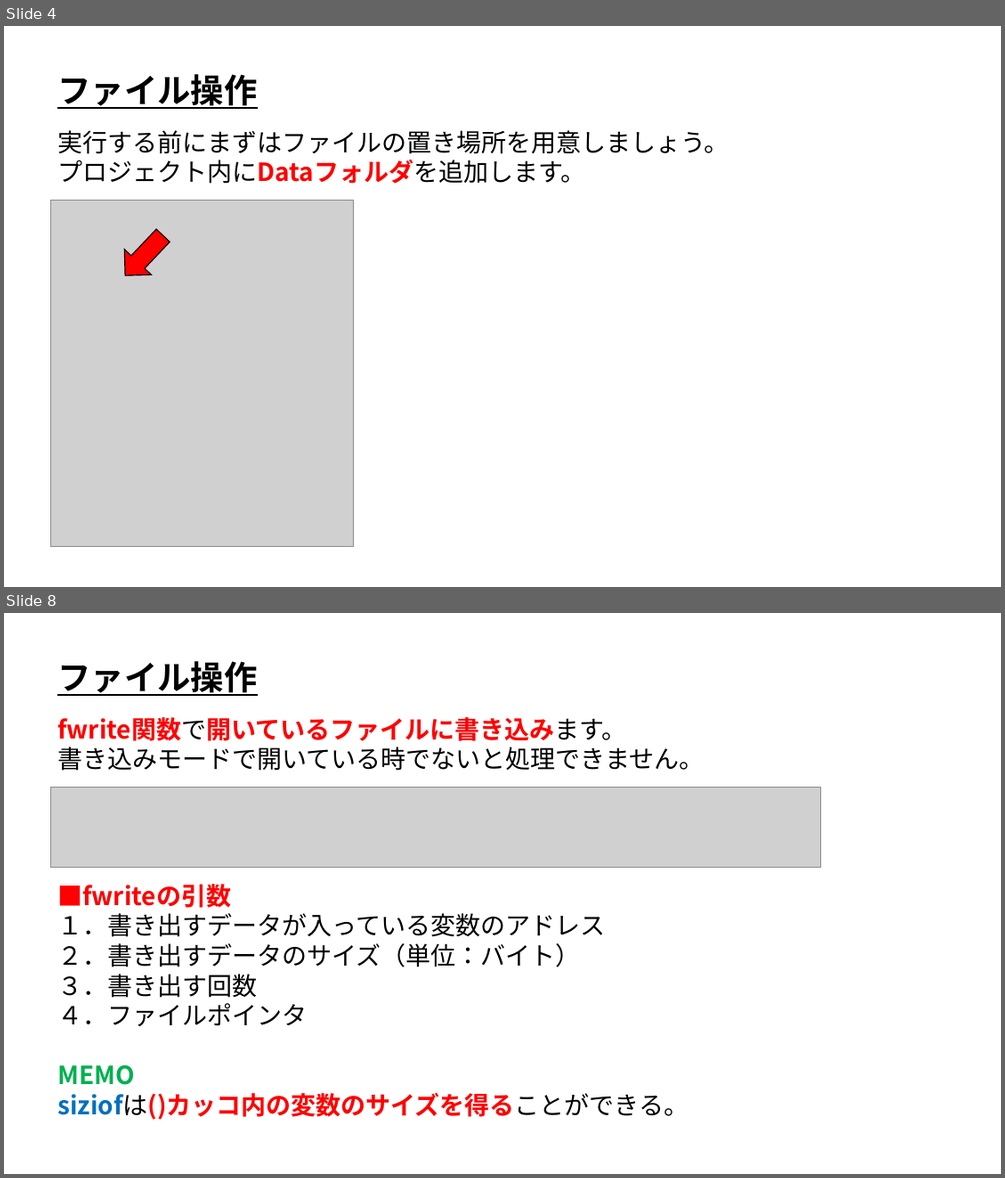
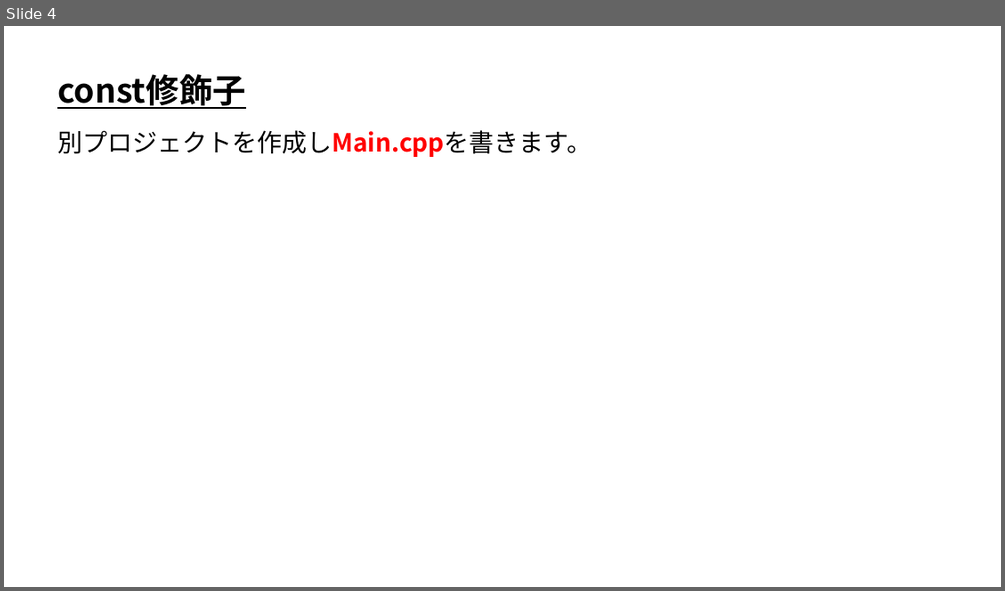
Before and after one commit to ArakiYusuke-Ohara/Textbook, a slide deck: ゲーム科1年/00_前期/プログラミングⅡ/18_const修飾子.pptx. Shown one above the other, each under a label of ours: slides 4 and 8 before the commit, slide 4 after it; the slides between them are not shown. The pictures are 1005x1178 and 1005x591 pixels, drawn with LibreOffice and Linux fonts; fonts in the diff are those of the drawing; grey boxes stand for pictures. Boxes give left, top, right and bottom in pixels: in the first picture for what was removed or moved away, otherwise in the second. Text is boxed around its words. In the diff, an @@ line names an element or a change of style, - is before the commit and + after.

Commit message:
const修飾子作業中

```diff
--- a/ゲーム科1年/00_前期/プログラミングⅡ/18_const修飾子.pptx
+++ b/ゲーム科1年/00_前期/プログラミングⅡ/18_const修飾子.pptx
@@ slide 8 removed at <box>4,613,1001,1174</box>, background #FFFFFF @@
@@ text removed at <box>57,661,257,696</box> @@
-ファイル操作
@@ text removed at <box>57,717,704,771</box> @@
-fwrite関数で開いているファイルに書き込みます。
-書き込みモードで開いている時でないと処理できません。
@@ picture removed at <box>50,787,821,868</box> @@
@@ text removed at <box>57,884,688,1119</box> @@
-■fwriteの引数
-１．書き出すデータが入っている変数のアドレス
-２．書き出すデータのサイズ（単位：バイト）
-３．書き出す回数
-４．ファイルポインタ
-MEMO
-siziofは()カッコ内の変数のサイズを得ることができる。
@@ slide 4 changed as well @@
@@ text at <box>57,74,245,109</box>: text changed @@
-ファイル操作
+const修飾子
@@ text at <box>57,130,591,157</box>: text changed @@
-実行する前にまずはファイルの置き場所を用意しましょう。
-プロジェクト内にDataフォルダを追加します。
+別プロジェクトを作成しMain.cppを書きます。
@@ picture removed at <box>50,200,353,547</box> @@
@@ right arrow removed at <box>113,223,177,288</box> @@
```
Also in this commit, not shown: 1 other slide changed, 2 slides added, 7 other slides removed, 5 other files.
